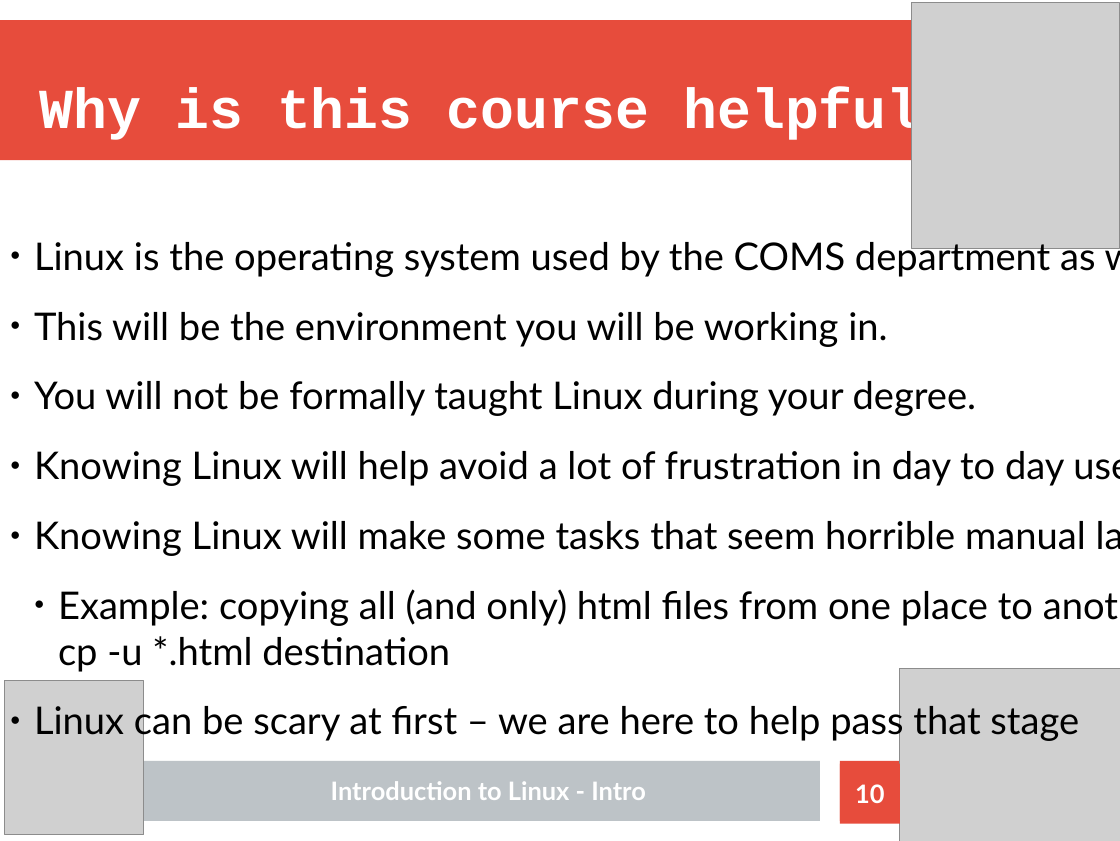
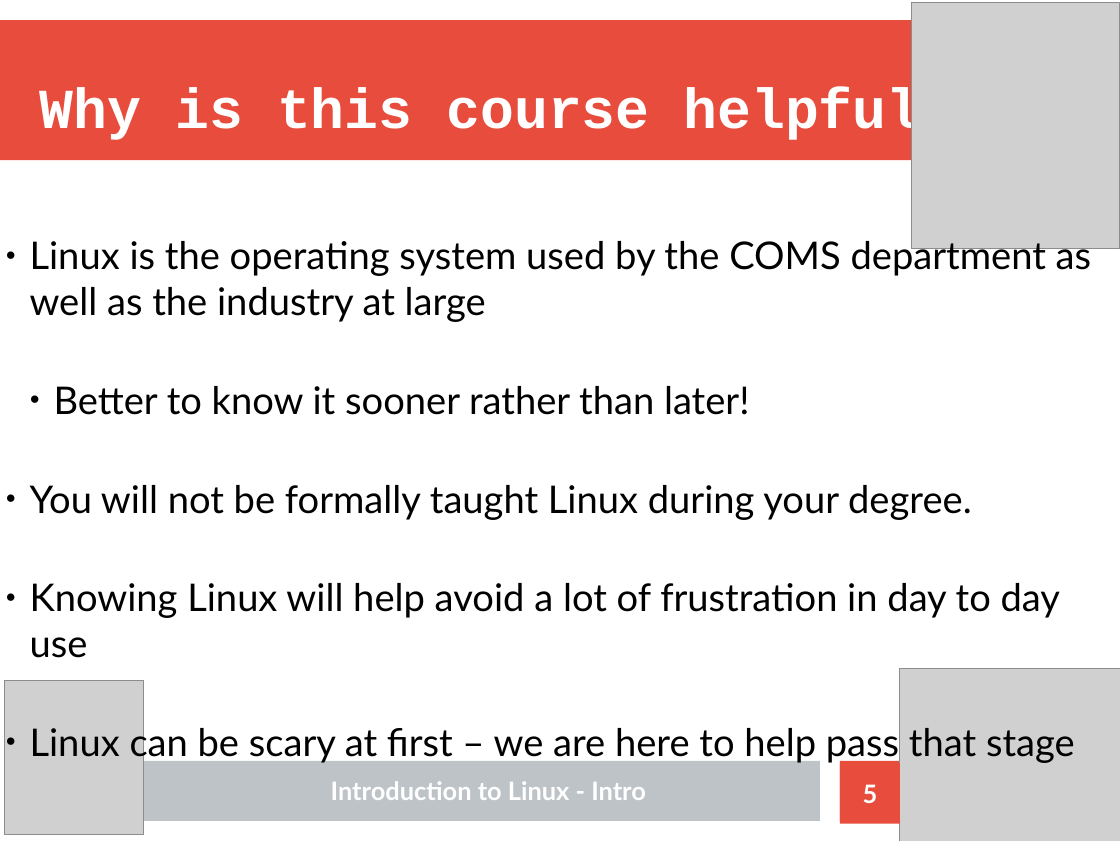
Before and after one commit to Nhlakanipho-Biyela/Intro_To_Linux_Course, a slide deck: slide 5 of Lecture_Slides/ITL_Lecture_1_Introduction_V2.odp (slide 10 before the commit). Drawn at 1120x841 pixels with LibreOffice and Linux fonts; fonts in the diff are those of the drawing; grey boxes stand for pictures. Boxes give left, top, right and bottom in pixels: in the first picture for what was removed or moved away, otherwise in the second. Text is boxed around its words. In the diff, an @@ line names an element or a change of style, - is before the commit and + after.

```diff
--- a/Lecture_Slides/ITL_Lecture_1_Introduction_V2.odp
+++ b/Lecture_Slides/ITL_Lecture_1_Introduction_V2.odp
@@ text at (x1=30, y1=236, x2=1091, y2=415): text changed @@
-● Linux is the operating system used by the COMS department as well as the industry at large.
-● This will be the environment you will be working in.
+● Linux is the operating system used by the COMS department as well as the industry at large
+  ● Better to know it sooner rather than later!
@@ text at (x1=30, y1=485, x2=1075, y2=764): more space between paragraphs @@
@@ text at (x1=34, y1=521, x2=1086, y2=672): paragraphs removed @@
-● Knowing Linux will make some tasks that seem horrible manual labor into 1 line commands!
-  ● Example: copying all (and only) html files from one place to another that didn’t exist or are newer:
-    cp -u *.html destination
@@ page number at (x1=863, y1=784, x2=878, y2=803): text changed @@
-10
+5
```
Also in this commit, not shown: 9 other slides changed, 1 slide added, 1 other file.
